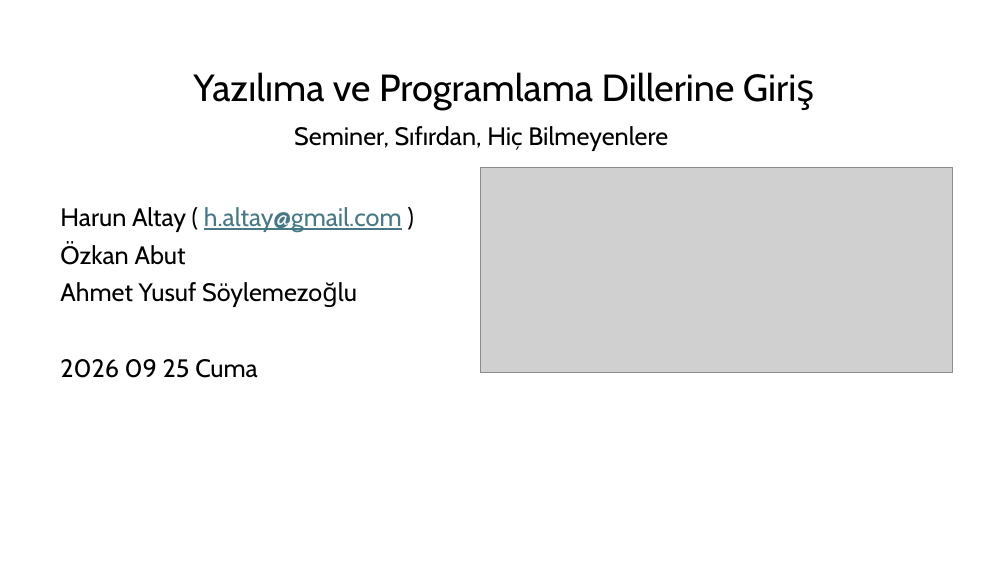
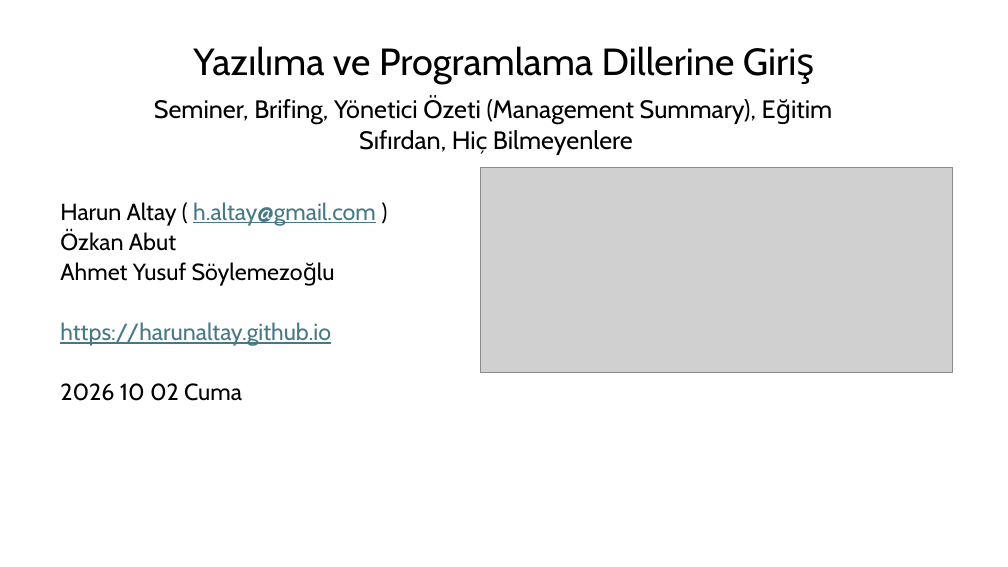
Before and after one commit to harunaltay/harunaltay.github.io, a slide deck: slide 1 of prog-diller/yazilim-sunum/Yazilim-Programlama-Dilleri-Giris.pptx. Drawn at 1008x567 pixels with LibreOffice and Linux fonts; fonts in the diff are those of the drawing; grey boxes stand for pictures. Boxes give left, top, right and bottom in pixels: in the first picture for what was removed or moved away, otherwise in the second. Text is boxed around its words. In the diff, an @@ line names an element or a change of style, - is before the commit and + after.

```diff
--- a/prog-diller/yazilim-sunum/Yazilim-Programlama-Dilleri-Giris.pptx
+++ b/prog-diller/yazilim-sunum/Yazilim-Programlama-Dilleri-Giris.pptx
@@ title "Yazılıma ve Programlama Dillerine Giriş": place and size @@
-title "Yazılıma ve Programlama Dillerine Giriş" at (193, 72, 815, 110)
+title "Yazılıma ve Programlama Dillerine Giriş" at (193, 46, 815, 84)
@@ text at (154, 99, 756, 155): text changed @@
-Seminer, Sıfırdan, Hiç Bilmeyenlere
+Seminer, Brifing, Yönetici Özeti (Management Summary), Eğitim
+Sıfırdan, Hiç Bilmeyenlere
@@ subtitle at (60, 202, 376, 281): size 24 to 22.2 pt in "Harun Altay ( h.altay@gmail.com )", "Özkan Abut", "Ahmet Yusuf Söylemezoğlu"; line spacing 0.9 to 0.7 @@
@@ subtitle at (60, 322, 331, 401): text changed; size 24 to 22.2 pt; text colour #000000 to #467886 @@
-2026 09 25 Cuma
+https://harunaltay.github.io
+2026 10 02 Cuma
```
Also in this commit, not shown: 45 other slides changed, 1 slide removed, 1 other file.
